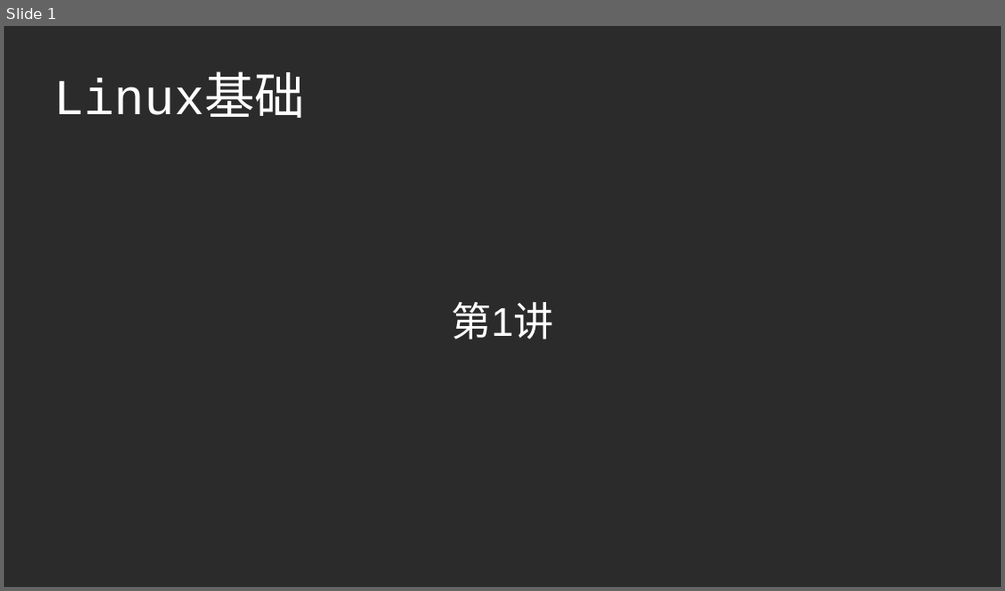
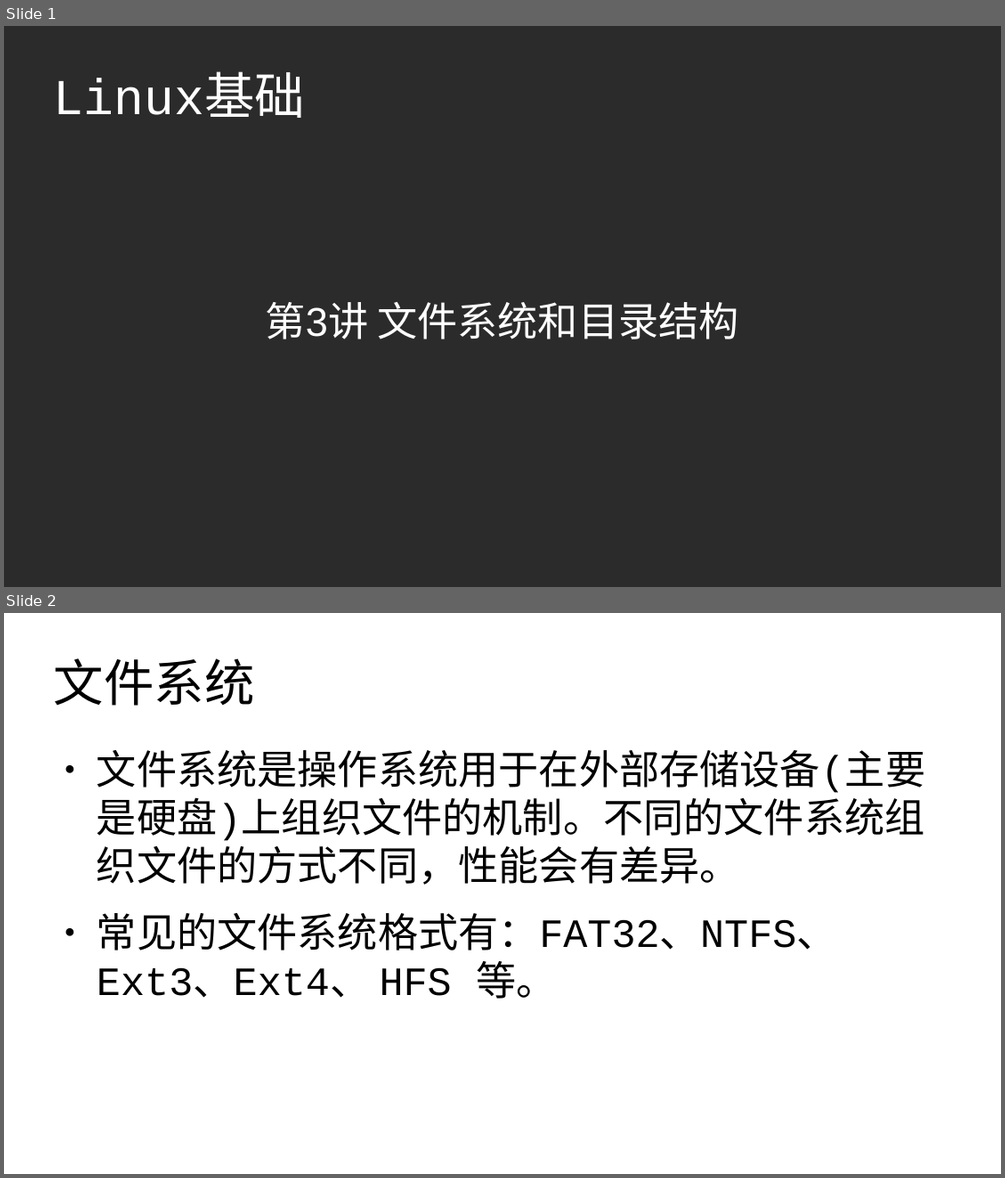
Before and after one commit to master-genius/linux-system, a slide deck: ch03/ch03-文件系统和目录结构.odp. Shown one above the other, each under a label of ours: slide 1 before the commit, slides 1 and 2 after it. The pictures are 1005x591 and 1005x1178 pixels, drawn with LibreOffice and Linux fonts; fonts in the diff are those of the drawing; background and template pictures are left out; a plain dark background stands for a picture behind light text. Boxes give left, top, right and bottom in pixels: in the first picture for what was removed or moved away, otherwise in the second. Text is boxed around its words. In the diff, an @@ line names an element or a change of style, - is before the commit and + after.

```diff
--- a/ch03/ch03-文件系统和目录结构.odp
+++ b/ch03/ch03-文件系统和目录结构.odp
@@ slide 2 added at [4, 613, 1001, 1174], background #FFFFFF @@
@@ title added at [54, 658, 255, 706], 40 pt, text #000000 @@
+文件系统
@@ text added at [97, 750, 925, 998], 32 pt, text #000000 @@
+● 文件系统是操作系统用于在外部存储设备(主要是硬盘)上组织文件的机制。不同的文件系统组织文件的方式不同，性能会有差异。
+● 常见的文件系统格式有：FAT32、NTFS、Ext3、Ext4、 HFS 等。
@@ slide 1 changed as well @@
@@ subtitle at [266, 302, 738, 339]: text changed @@
-第1讲
+第3讲 文件系统和目录结构
```
Also in this commit, not shown: 14 other slides added, 1 slide removed.
